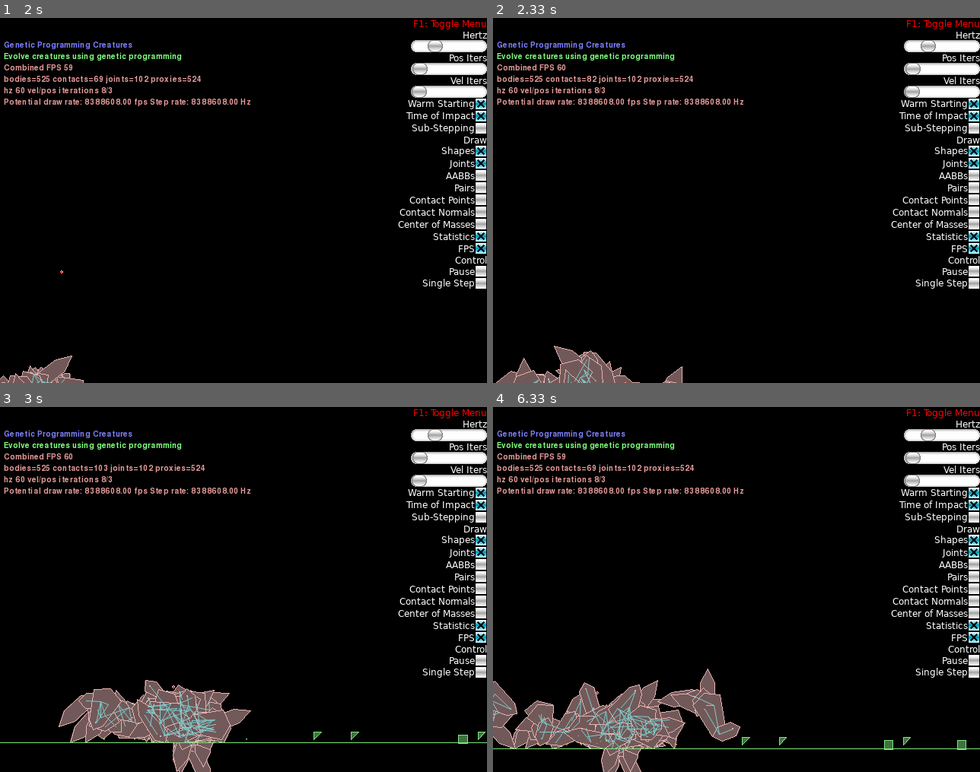
Above: before the commit, frames 1-4 (two rows, left to right).
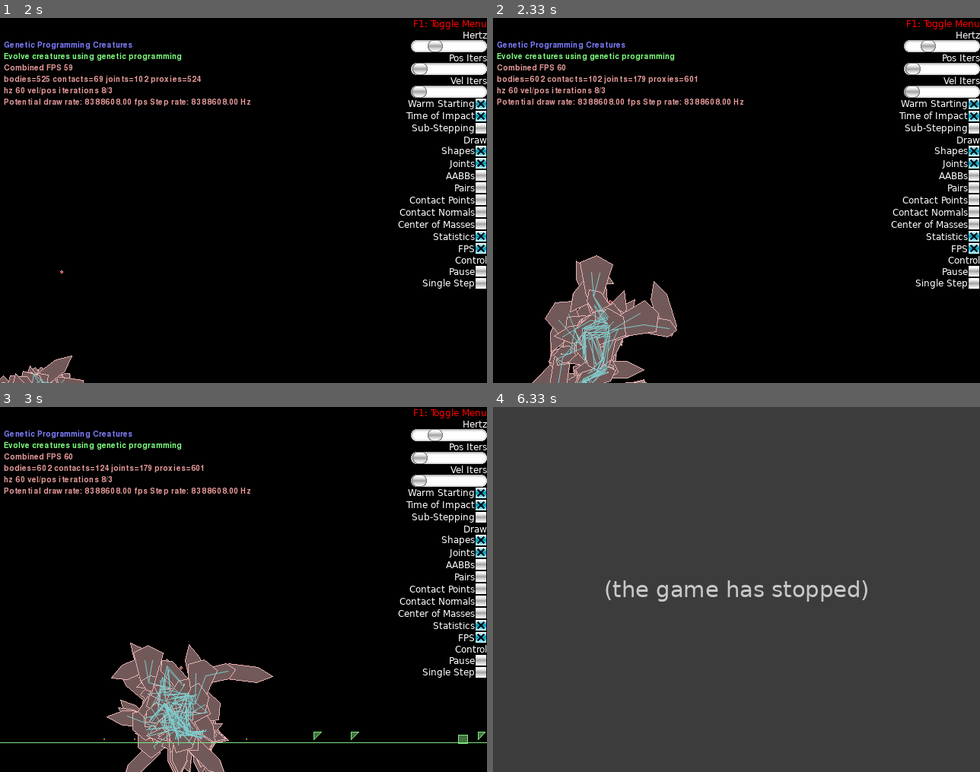
Above: after the commit, the same moments.

Repository: deniseklep/NC_creatures
Game: pygame game, started from main.py
The game is run twice, just before and just after one commit, with the same random seed, the same clock (stepped at 60 frames per second) and the same inputs.
Inputs (mouse positions are in pixels of both pictures, inside the frame that each line leads up to):
- Up to frame 1 (2 s): click (243, 200) at 0.38 s; hold Right 0.67-1.13 s; tap Space at 0.73, 1.03, 1.28, 1.62, 1.92 s; tap Z at 0.82 s; hold Up 1.22-1.52 s; tap X at 1.37 s; hold Right from 1.55 s (still down)
- Up to frame 2 (2.33 s): release Right at 2.02 s; hold Left from 2.05 s (still down); tap Space at 2.12 s; tap Z at 2.2 s
- Up to frame 3 (3 s): tap Space at 2.42, 2.68 s; release Left at 2.58 s; hold Down 2.62-2.92 s; tap X at 2.77 s; hold Left from 2.95 s (still down)
- Up to frame 4 (6.33 s): tap Space at 3.02, 3.32, 3.45, 3.85, 4.15, 4.52, 4.92, 5.22, 5.42, 5.72 s; release Left at 3.35 s; hold Up 3.38-3.75 s; tap Z at 3.53, 5 s; hold Right 3.78-4.42 s; tap X at 3.93, 5.5 s; hold Down 4.45-4.82 s; hold Left 4.85-5.32 s; hold Right 5.35-5.82 s

Frame 1 is identical in both runs. In frame 2, 5.7% of the frame differs, in the area x 0-43%, y 15-100%; in frame 3, 6.5%; in frame 4, 99%, in the area x 0-100%, y 0-100%.
Error after the commit: TypeError: 'NoneType' object is not subscriptable (main.py line 249); the game stopped at 6.03 s (later frames are placeholders)

Commit message:
Architecture mutations - parent errors upon testing

Diff:
--- a/main.py
+++ b/main.py
@@ -12,7 +12,7 @@
     motorOn = True
 
     # Evolution parameters:
-    max_simulation_time = 30.
+    max_simulation_time = 2.
     population_size = 20
     max_depth = 5
     terminal_set = ['E']
@@ -137,7 +137,8 @@
         return best_creatures
 
     def find_parent(self, g, tbmut):
-        for k,v in g.items():
+        # find parent of tbmut in graph g
+        for k, v in g.items():
             if tbmut in v:
                 return k
 
@@ -156,8 +157,7 @@
             self.find_child(g, m, tbdel)
 
 
-    def evolve_creatures(self, graphs, n=10, p_mut_part = 0.0, p_mut_param = 0.5, p_crossover = 0.5):
-        # TODO: create n new creatures by random mutation and crossover of the graphs
+    def evolve_creatures(self, graphs, n=10, p_mut_part = 1.0, p_mut_param = 0.5, p_crossover = 0.5):
         # copy graphs until there are n
         new_graphs = []
         for i in range(n):
@@ -172,12 +172,12 @@
                 self.find_child(g, tbmut, tbdel)
                 #print('to be deleted: {}'.format(tbdel))
                 parent = self.find_parent(g, tbmut)
-                print(parent)
+                print('parent: {}'.format(parent))
                 g = self.delete_connections(g, tbmut, tbdel)
                 #print('graph after: {}'.format(g))
-
-                #TODO actual mutation part
-
+                g = self.create_random_subgraph(parent, g)
+                #print('mutated graph: {}'.format(g))
+                new_graphs[i] = g
 
             elif np.random.random() < p_mut_param:
                 tbmut = random.choice([x for x in list(g.keys()) if not x.startswith('R')])
@@ -239,10 +239,34 @@
 
 
     def create_random_subgraph(self, root, graph):
-        # TODO: create random sub-graph from root node
+        # Continue mutated graph from the parent of the deleted node downward
+
+        anchor_set = {'L': 1, 'E': 0, 'S': 2, 'R': 1}
+        openlist = [root] # add parent of tbmut to openlist as root node
+
+        while len(openlist) > 0:
+            part = openlist.pop()
+            anchors = anchor_set[part[0]]
+            part_code = part.split('_')[-1]
+            graph[part] = []
+
+            for i in range(anchors):
+
+                if len(part_code) < self.max_depth:
+                    name, _ = random.choice(list(self.primitive_set.items()))
+                else:
+                    name = random.choice(self.terminal_set)
+
+                prefix = name
+                angle = np.random.randint(0, 360)
+                speed = np.random.randint(self.min_speed, self.max_speed)
+                length = np.random.randint(self.min_length, self.max_length)
+                graph_code = part_code + str(i)
+
+                openlist.append(self.encode_part(prefix, angle, speed, length, graph_code))
+                graph[part].append(self.encode_part(prefix, angle, speed, length, graph_code))
 
         return graph
-
 
     def creature_from_graph(self, graph):
         root = self.create_root()
@@ -284,7 +308,7 @@
         return self.primitive_set[split[0]], int(split[1]), int(split[2]), int(split[3]), split[4]
 
 
-    def create_root(self):
+    def create_root(self, not_create=False):
         body = self.world.CreateDynamicBody(
             position=self.offset,
             fixtures=b2FixtureDef(
@@ -297,10 +321,13 @@
         anchors = []
         anchors.append(self.offset)
 
+        if not_create:
+            self.world.DestroyBody(body)
+
         return body, anchors, 'R_0'
 
 
-    def create_arm(self, anchor, connected, graph_code, angle=45, speed=5, length=4):
+    def create_arm(self, anchor, connected, graph_code, angle=45, speed=5, length=4, not_create=False):
 
         #define body
         p1 = b2Vec2(0, -1)
@@ -336,10 +363,13 @@
             maxMotorTorque=1000,
             enableMotor=self.motorOn)
 
+        if not_create:
+            self.world.DestroyBody(body)
+
         return body, anchors, self.encode_part('L', angle, speed, length, graph_code)
 
 
-    def create_split(self, anchor, connected, graph_code, angle=45, speed=5, length=4):
+    def create_split(self, anchor, connected, graph_code, angle=45, speed=5, length=4, not_create=False):
 
         #define body
         p1 = b2Vec2(0, -1)
@@ -377,10 +407,13 @@
             maxMotorTorque=1000,
             enableMotor=self.motorOn)
 
+        if not_create:
+            self.world.DestroyBody(body)
+
         return body, anchors, self.encode_part('S', angle, speed, length, graph_code)
 
 
-    def create_endpoint(self, anchor, connected, graph_code, angle=0, speed=5, length=2):
+    def create_endpoint(self, anchor, connected, graph_code, angle=0, speed=5, length=2, not_create=False):
         # define body
         p1 = b2Vec2(0, -1)
         p2 = b2Vec2(-1, 0)
@@ -412,6 +445,9 @@
             motorSpeed=speed,
             maxMotorTorque=1000,
             enableMotor=self.motorOn)
+
+        if not_create:
+            self.world.DestroyBody(body)
 
         return body, anchors, self.encode_part('E', angle, speed, length, graph_code)
 
